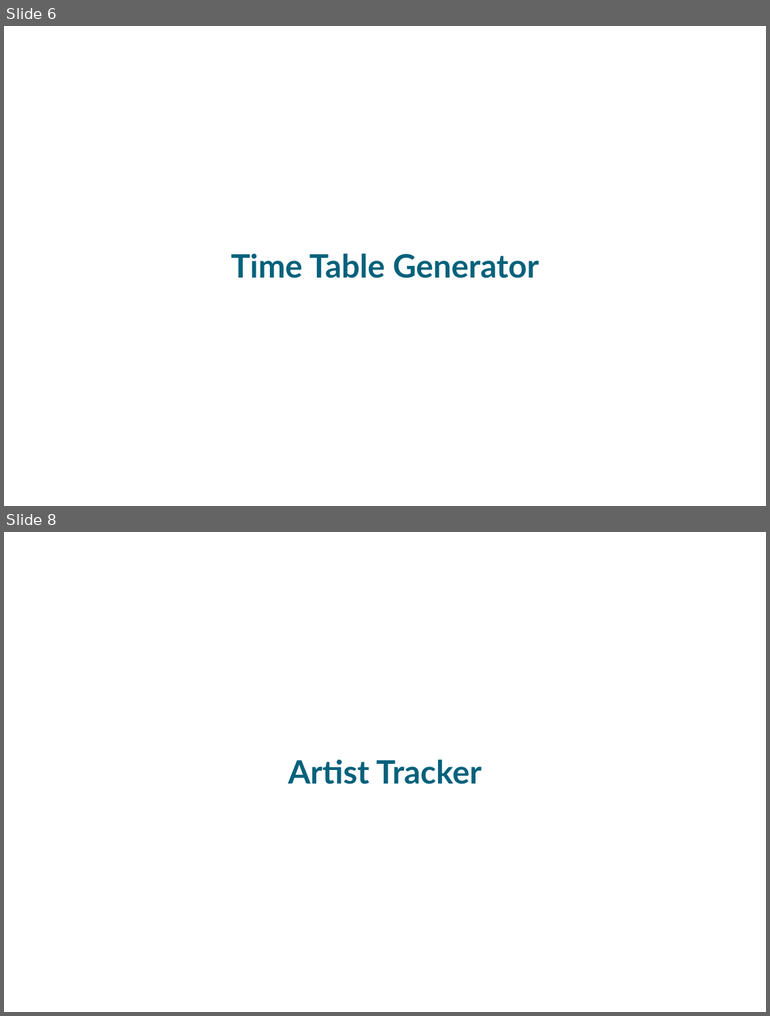
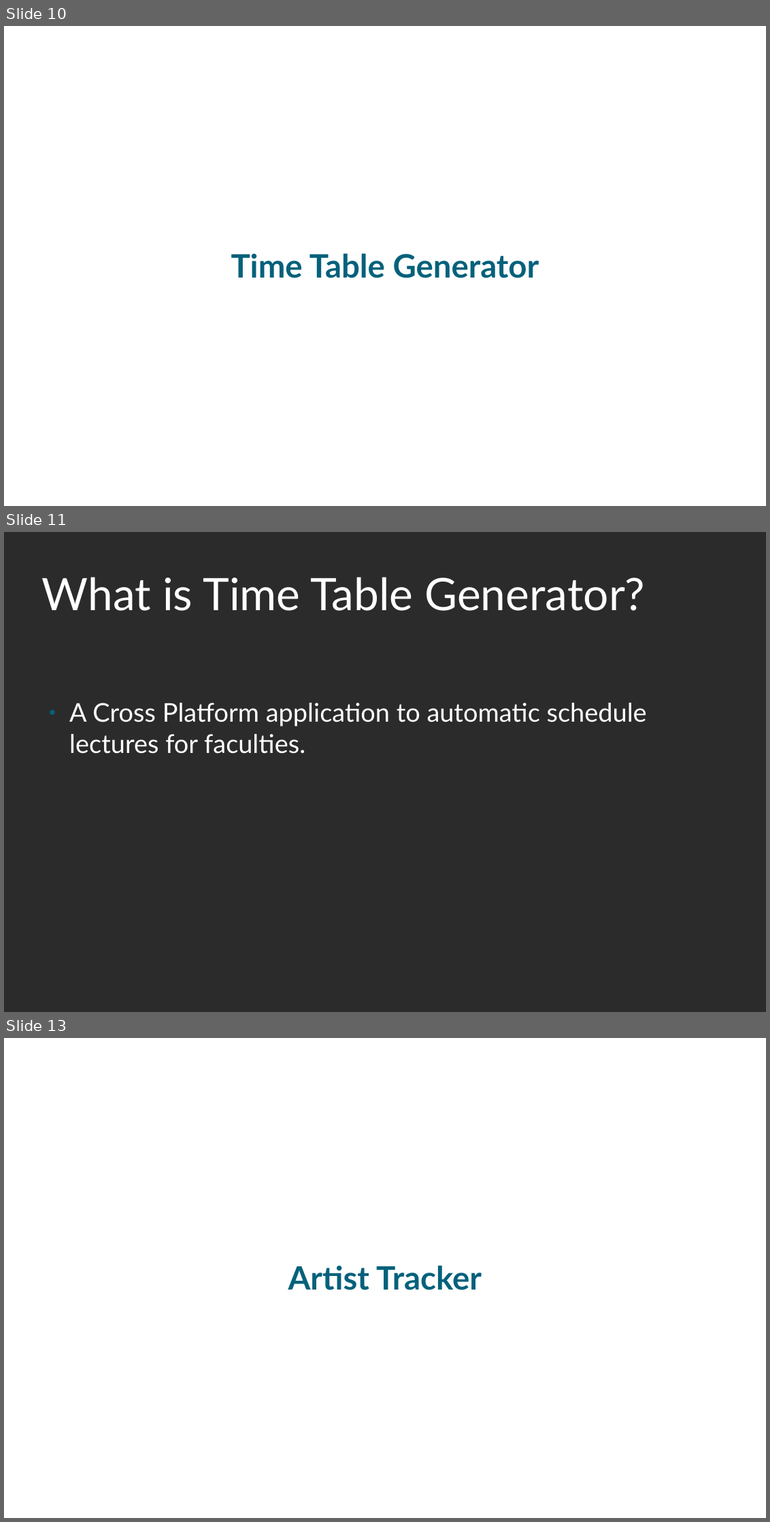
Before and after one commit to prajjwaldimri/artist-tracker, a slide deck: presentations/First.odp. Shown one above the other, each under a label of ours: slides 6 and 8 before the commit, slides 10, 11 and 13 after it; the slides between them are not shown. The pictures are 770x1016 and 770x1522 pixels, drawn with LibreOffice and Linux fonts; fonts in the diff are those of the drawing; background and template pictures are left out; a plain dark background stands for a picture behind light text. Boxes give left, top, right and bottom in pixels: in the first picture for what was removed or moved away, otherwise in the second. Text is boxed around its words. In the diff, an @@ line names an element or a change of style, - is before the commit and + after.

```diff
--- a/presentations/First.odp
+++ b/presentations/First.odp
@@ slide 11 added at (4,532,766,1012), background picture (left out) @@
@@ title added at (42,577,645,611), 55.5 pt, text #FFFFFF @@
+What is Time Table Generator?
@@ text added at (69,703,647,754), 32 pt, text #FFFFFF @@
+● A Cross Platform application to automatic schedule lectures for faculties.
@@ what was slide 6 is now slide 10 @@
@@ what was slide 8 is now slide 13 @@
```
Also in this commit, not shown: 3 slides changed, 6 other slides added, 11 other files.
